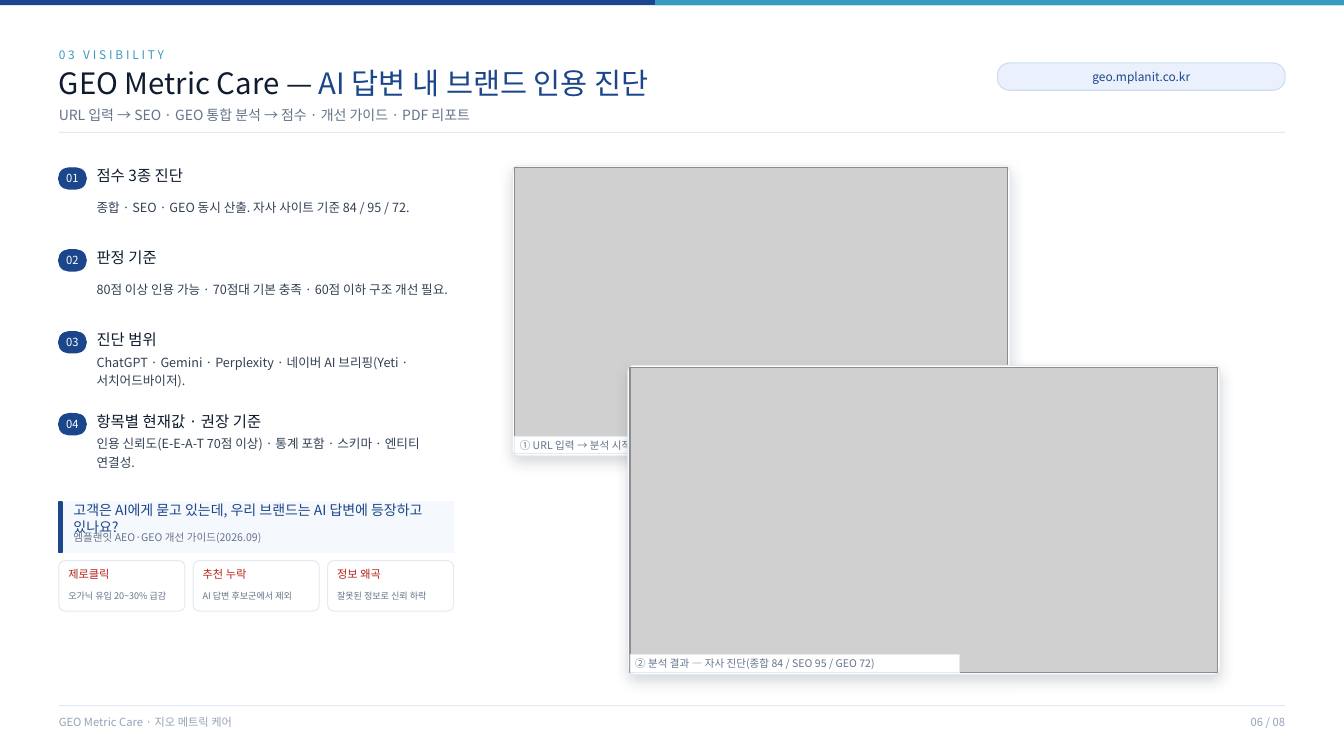
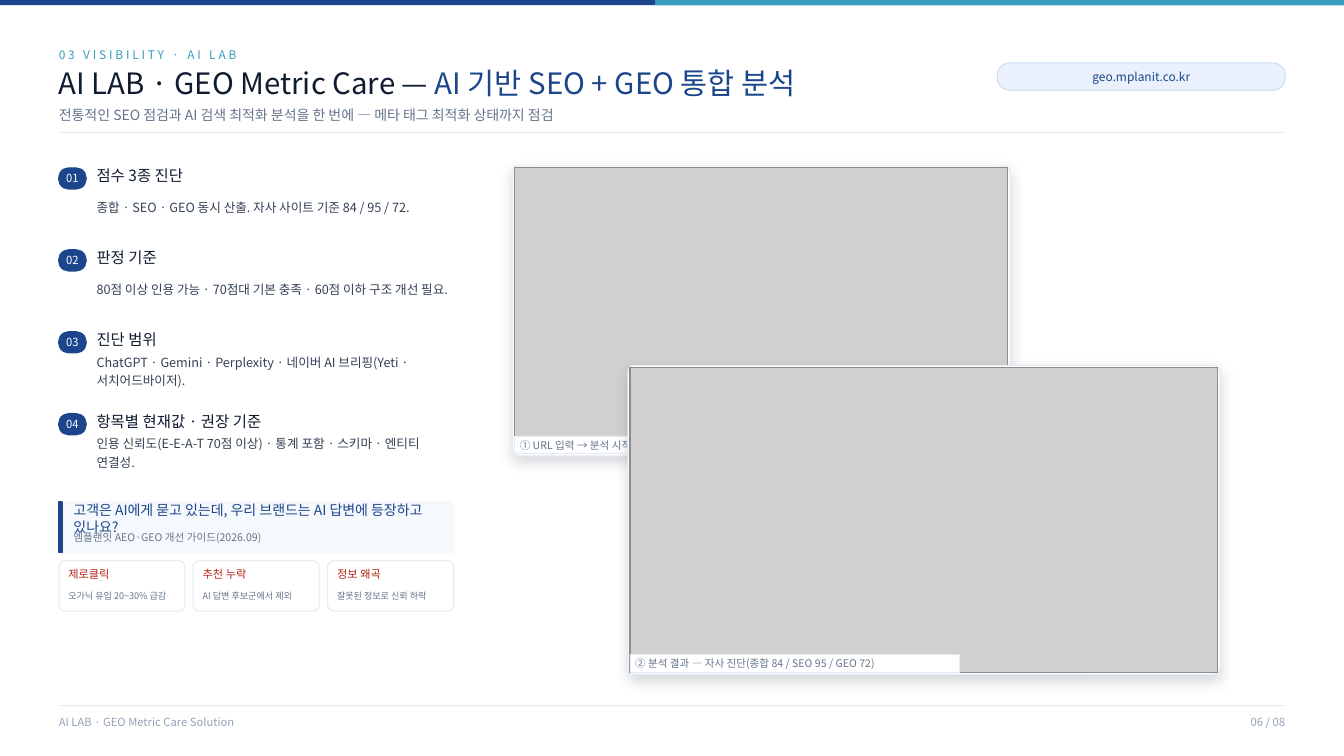
Before and after one commit to raniara7-byte/mplanit, a slide deck: slide 6 of ai-solution/mplanit-ai-solution.pptx. Drawn at 1344x756 pixels with LibreOffice and Linux fonts; fonts in the diff are those of the drawing; grey boxes stand for pictures. Boxes give left, top, right and bottom in pixels: in the first picture for what was removed or moved away, otherwise in the second. Text is boxed around its words. In the diff, an @@ line names an element or a change of style, - is before the commit and + after.

```diff
--- a/ai-solution/mplanit-ai-solution.pptx
+++ b/ai-solution/mplanit-ai-solution.pptx
@@ text at (x1=187, y1=50, x2=236, y2=59): text changed @@
-03 VISIBILITY
+03 VISIBILITY · AI LAB
@@ text at (x1=59, y1=69, x2=795, y2=97): text changed @@
-GEO Metric Care — AI 답변 내 브랜드 인용 진단
+AI LAB · GEO Metric Care — AI 기반 SEO + GEO 통합 분석
@@ text at (x1=59, y1=108, x2=554, y2=121): text changed @@
-URL 입력 → SEO · GEO 통합 분석 → 점수 · 개선 가이드 · PDF 리포트
+전통적인 SEO 점검과 AI 검색 최적화 분석을 한 번에 — 메타 태그 최적화 상태까지 점검
@@ text at (x1=59, y1=717, x2=234, y2=726): text changed @@
-GEO Metric Care · 지오 메트릭 케어
+AI LAB · GEO Metric Care Solution
```
Also in this commit, not shown: 7 other slides changed, 4 other files.
